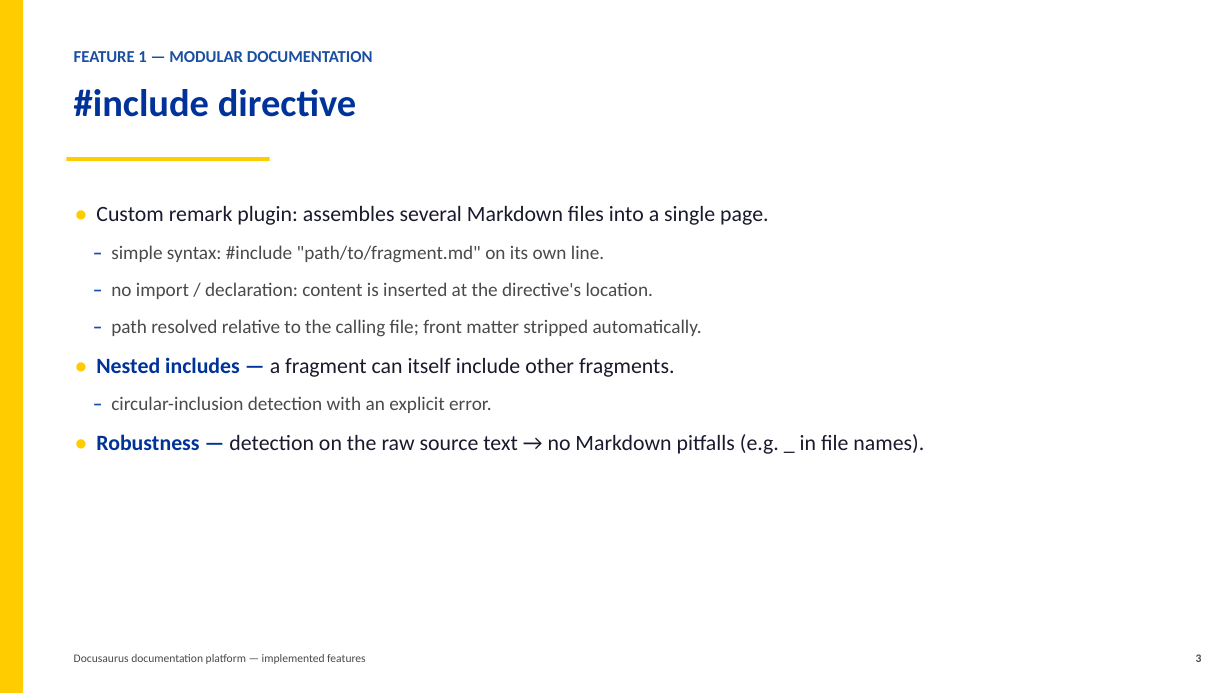
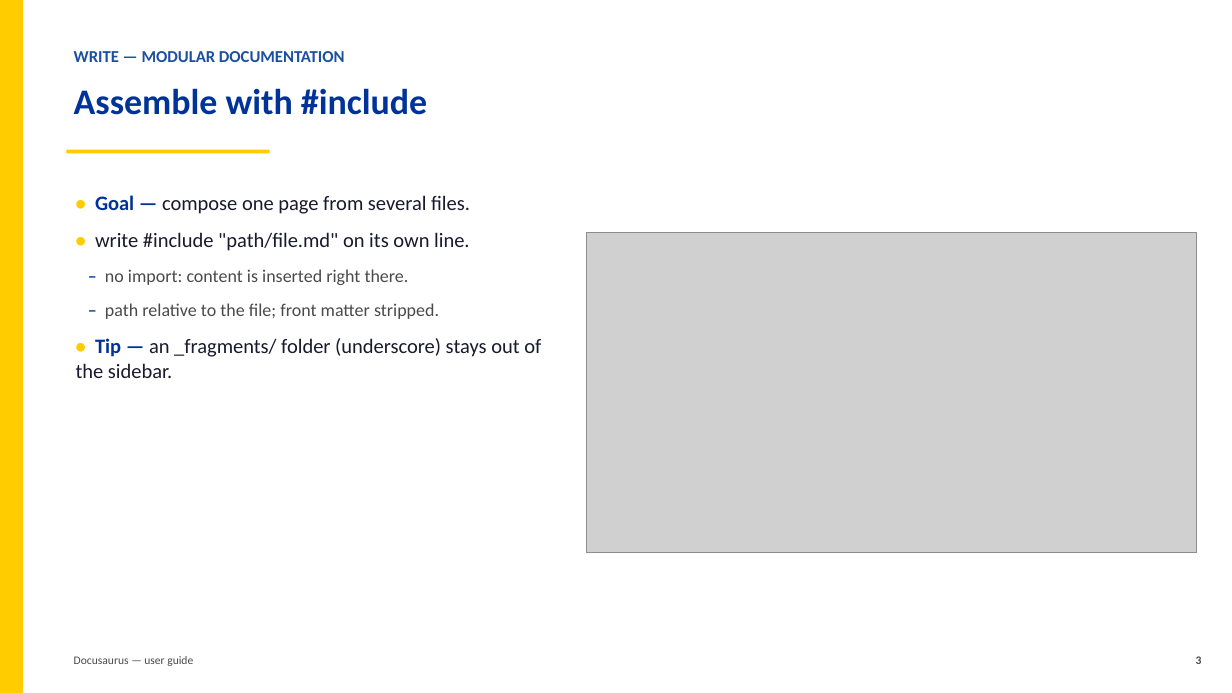
Before and after one commit to InnovateIt-ak/docusaurus, a slide deck: slide 3 of implemented-features.pptx. Drawn at 1232x693 pixels with LibreOffice and Linux fonts; fonts in the diff are those of the drawing; grey boxes stand for pictures. Boxes give left, top, right and bottom in pixels: in the first picture for what was removed or moved away, otherwise in the second. Text is boxed around its words. In the diff, an @@ line names an element or a change of style, - is before the commit and + after.

```diff
--- a/implemented-features.pptx
+++ b/implemented-features.pptx
@@ text at box(74, 51, 345, 62): text changed @@
-FEATURE 1 — MODULAR DOCUMENTATION
+WRITE — MODULAR DOCUMENTATION
@@ text at box(74, 88, 427, 115): text changed; size 30 to 28 pt @@
-#include directive
+Assemble with #include
@@ rectangle: place and size @@
-rectangle at box(67, 157, 270, 161)
+rectangle at box(67, 150, 270, 153)
@@ text at box(76, 195, 541, 378): text changed; size 15 to 16 pt; text colour #4A4A4A to #1A1A2E @@
-• Custom remark plugin: assembles several Markdown files into a single page.
-– simple syntax: #include "path/to/fragment.md" on its own line.
-– no import / declaration: content is inserted at the directive's location.
-– path resolved relative to the calling file; front matter stripped automatically.
-• Nested includes — a fragment can itself include other fragments.
-– circular-inclusion detection with an explicit error.
-• Robustness — detection on the raw source text → no Markdown pitfalls (e.g. _ in file names).
+• Goal — compose one page from several files.
+• write #include "path/file.md" on its own line.
+– no import: content is inserted right there.
+– path relative to the file; front matter stripped.
+• Tip — an _fragments/ folder (underscore) stays out of the sidebar.
@@ picture added at box(587, 233, 1197, 553) @@
@@ text at box(74, 656, 193, 666): text changed @@
-Docusaurus documentation platform — implemented features
+Docusaurus — user guide
```
Also in this commit, not shown: 6 other slides changed, 3 slides added, 3 slides removed, 5 other files.
